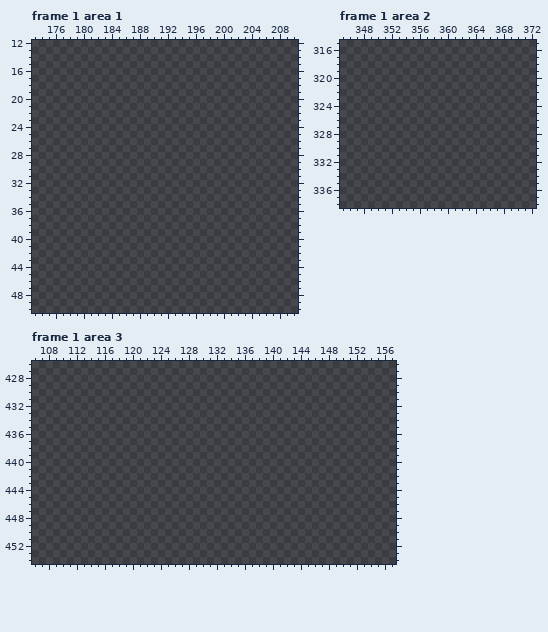
File history of a pixel-art file, assets/tests.ase. Above, as it was before the edit.
500x500 pixels, 2 frames. Colours within 5 levels of each other are drawn and written as one. Shown: frame 1 area 1: x 173..210, y 12..50; frame 1 area 2: x 345..372, y 315..338; frame 1 area 3: x 106..157, y 426..454. The commit also changed other frames or places, which this record leaves out.
After:
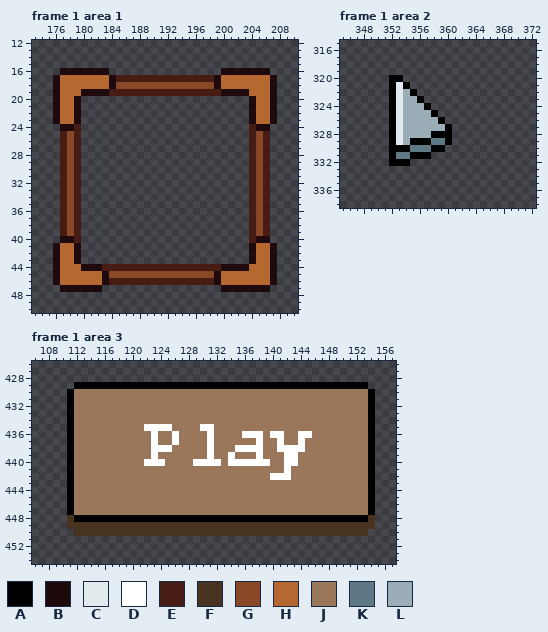
Palette (. is transparent): A #000000  B #1e090d  C #e2eaee  D #ffffff  E #461c14  F #483321  G #8a4926  H #b66831  J #9a775a  K #5e7886  L #9badb7
Difference:
Frame 1 area 1, layer "main":
y 16: x 177..183 ....... -> BBBBBBB; x 200..206 ....... -> BBBBBBB
y 17: x 176..207 ................................ -> BHHHHHHHBEEEEEEEEEEEEEEBHHHHHHHB
y 18: x 176..207 ................................ -> BHHHHHHHBGGGGGGGGGGGGGGBHHHHHHHB
y 19: x 176..207 ................................ -> BHHHBBBBEEEEEEEEEEEEEEEEBBBBHHHB
y 20..23: x 176..179 .... -> BHHB; x 204..207 .... -> BHHB
y 24: x 177..179 ... -> BBE; x 204..206 ... -> EBB
y 25..39: x 177..179 ... -> EGE; x 204..206 ... -> EGE
y 40: x 177..179 ... -> BBE; x 204..206 ... -> EBB
y 41..43: x 176..179 .... -> BHHB; x 204..207 .... -> BHHB
y 44: x 176..207 ................................ -> BHHHBBBEEEEEEEEEEEEEEEEEBBBBHHHB
y 45: x 176..207 ................................ -> BHHHHHHBGGGGGGGGGGGGGGGBHHHHHHHB
y 46: x 176..207 ................................ -> BHHHHHHBEEEEEEEEEEEEEEEBHHHHHHHB
y 47: x 177..182 ...... -> BBBBBB; x 200..206 ....... -> BBBBBBB
Frame 1 area 2, layer "main":
y 320: x 352..353 .. -> AA
y 321: x 352..354 ... -> ACA
y 322: x 352..355 .... -> ACLA
y 323: x 352..356 ..... -> ACLLA
y 324: x 352..357 ...... -> ACLLLA
y 325: x 352..358 ....... -> ACLLLLA
y 326: x 352..359 ........ -> ACLLLLLA
y 327: x 352..360 ......... -> ACLLLLLLA
y 328: x 352..360 ......... -> ACLLLLAAA
y 329: x 352..360 ......... -> ACLAAAKKA
y 330: x 352..359 ........ -> AAAKKKAA
y 331: x 352..357 ...... -> AKKAAA
y 332: x 352..354 ... -> AAA
Frame 1 area 3, layer "Layer 2":
y 429: x 112..153 .......................................... -> AAAAAAAAAAAAAAAAAAAAAAAAAAAAAAAAAAAAAAAAAA
y 430..434: x 111..154 ............................................ -> AJJJJJJJJJJJJJJJJJJJJJJJJJJJJJJJJJJJJJJJJJJA
y 435: x 111..154 ............................................ -> AJJJJJJJJJJDDDDJJJJDDJJJJJJJJJJJJJJJJJJJJJJA
y 436: x 111..154 ............................................ -> AJJJJJJJJJJJDJJDJJJJDJJJJDDDJDDJJDDJJJJJJJJA
y 437: x 111..154 ............................................ -> AJJJJJJJJJJJDJJDJJJJDJJJJJJDJJDJJDJJJJJJJJJA
y 438: x 111..154 ............................................ -> AJJJJJJJJJJJDDDJJJJJDJJJDDDDJJDDDDJJJJJJJJJA
y 439: x 111..154 ............................................ -> AJJJJJJJJJJJDJJJJJJJDJJDJJJDJJJDDJJJJJJJJJJA
y 440: x 111..154 ............................................ -> AJJJJJJJJJJDDDJJJJDDDDJDDDDDDJJDDJJJJJJJJJJA
y 441: x 111..154 ............................................ -> AJJJJJJJJJJJJJJJJJJJJJJJJJJJJJJDJJJJJJJJJJJA
y 442: x 111..154 ............................................ -> AJJJJJJJJJJJJJJJJJJJJJJJJJJJJDDDJJJJJJJJJJJA
y 443..447: x 111..154 ............................................ -> AJJJJJJJJJJJJJJJJJJJJJJJJJJJJJJJJJJJJJJJJJJA
y 448: x 111..154 ............................................ -> FAAAAAAAAAAAAAAAAAAAAAAAAAAAAAAAAAAAAAAAAAAF
y 449: x 111..154 ............................................ -> FFFFFFFFFFFFFFFFFFFFFFFFFFFFFFFFFFFFFFFFFFFF
y 450: x 112..153 .......................................... -> FFFFFFFFFFFFFFFFFFFFFFFFFFFFFFFFFFFFFFFFFF
Pixel boxes of the changes (left, top, right, bottom) in both pictures:
added: (53, 68, 277, 292)
added: (389, 75, 452, 166)
added: (67, 382, 375, 536)
